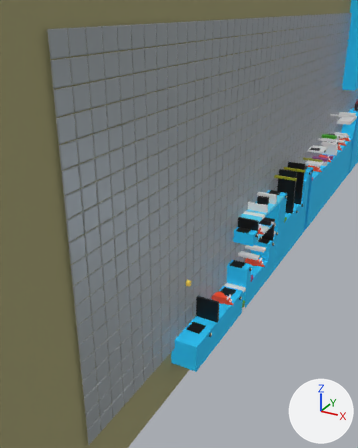
Renders of the Blender file scenes/Cheese.blend from each side of a commit.
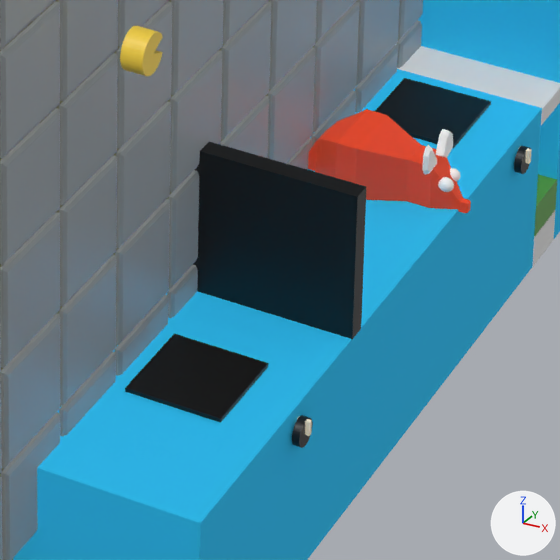
The first picture shows the older version from a 50 mm lens placed at (200.0, -307.0, 334.0), pointed at (-25.0, 101.0, 130.0). The close-ups show the older and then the newer version on the part from 47% to 69% of the width and 62% to 79% of the height of that picture. Only the edits that show in the close-ups are written down. Every picture has the same lights, and +X, +Y and +Z are marked at lower right.

The first close-up shows 'Background', 'Cheese_Wheel', 'Level1-4', 'Wheel_Prototype'.
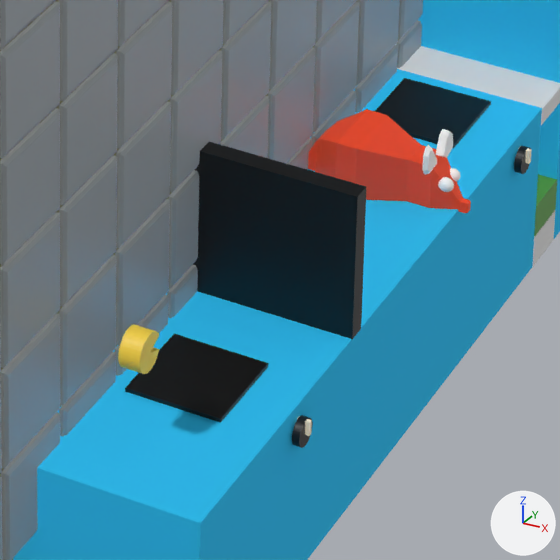
The edits, one by one:
Object 'Wheel_Prototype' (ob_wheel_prototype) moves from (-0.52, -27.27, 59.82) to (-0.52, -27.27, 11.12).

Where the change shows, as pixel boxes [x1, y1, x2, y2] in the close-ups (560 x 560 px):
'Wheel_Prototype', moved: before [120, 26, 163, 76]; after [118, 324, 159, 374]
